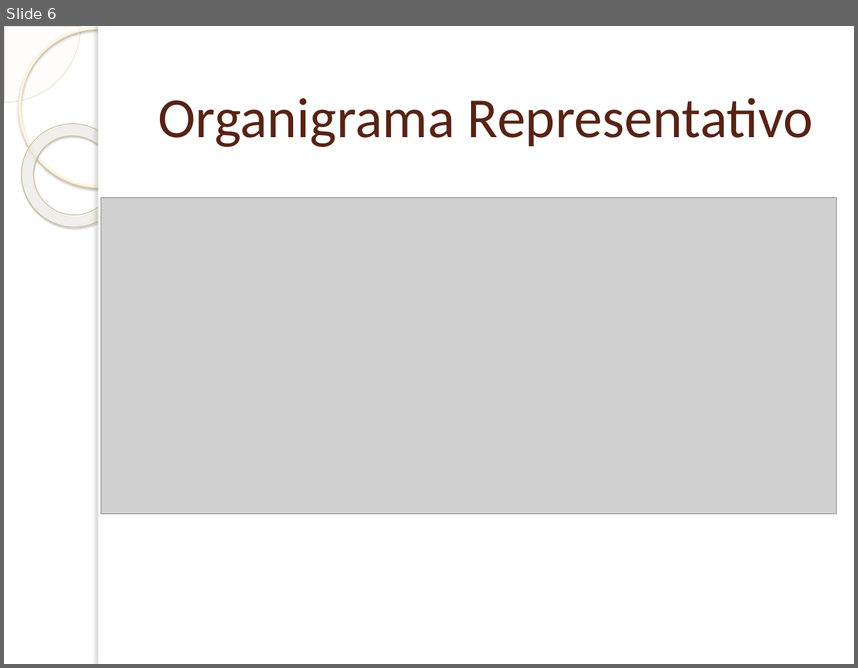
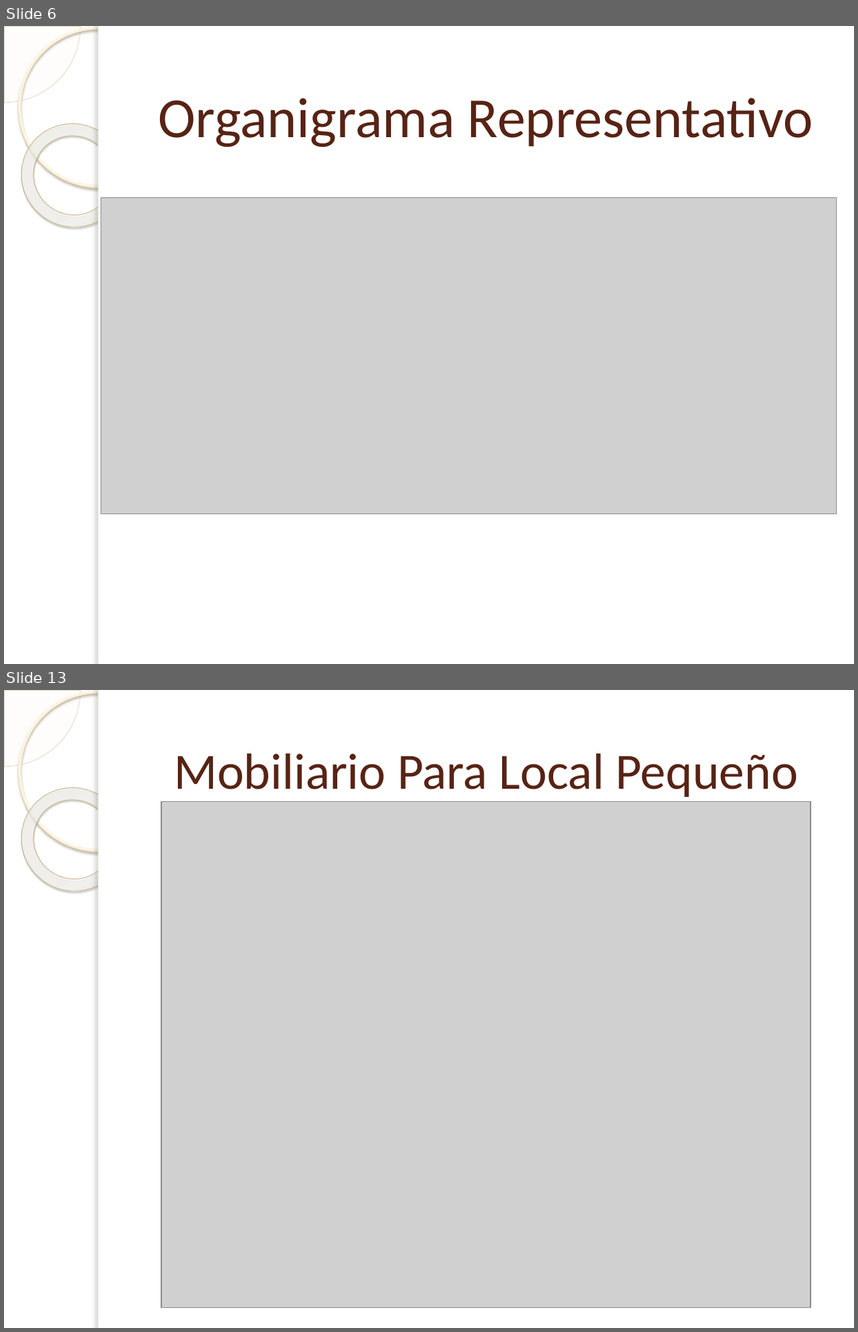
Before and after one commit to Bloodclot24/empresitas, a slide deck: Presentacion/Presentacion.pptx. Shown one above the other, each under a label of ours: slide 6 before the commit, slides 6 and 13 after it; the slides between them are not shown. The pictures are 858x668 and 858x1332 pixels, drawn with LibreOffice and Linux fonts; fonts in the diff are those of the drawing; grey boxes stand for pictures; background and template pictures are left out. Boxes give left, top, right and bottom in pixels: in the first picture for what was removed or moved away, otherwise in the second. Text is boxed around its words. In the diff, an @@ line names an element or a change of style, - is before the commit and + after.

Commit message:
agrego una minuta de reunion y subo la presentacion en pdf para que todos vean

```diff
--- a/Presentacion/Presentacion.pptx
+++ b/Presentacion/Presentacion.pptx
@@ slide 13 added at [4, 690, 854, 1328], background picture (left out); not listed: 5 template elements that a slide beside it also shows @@
@@ title added at [174, 753, 797, 797], 43 pt, text #572314 @@
+Mobiliario Para Local Pequeño
@@ picture added at [161, 801, 811, 1307] @@
```
Also in this commit, not shown: 3 slides changed, 6 other slides added, 6 other files.
